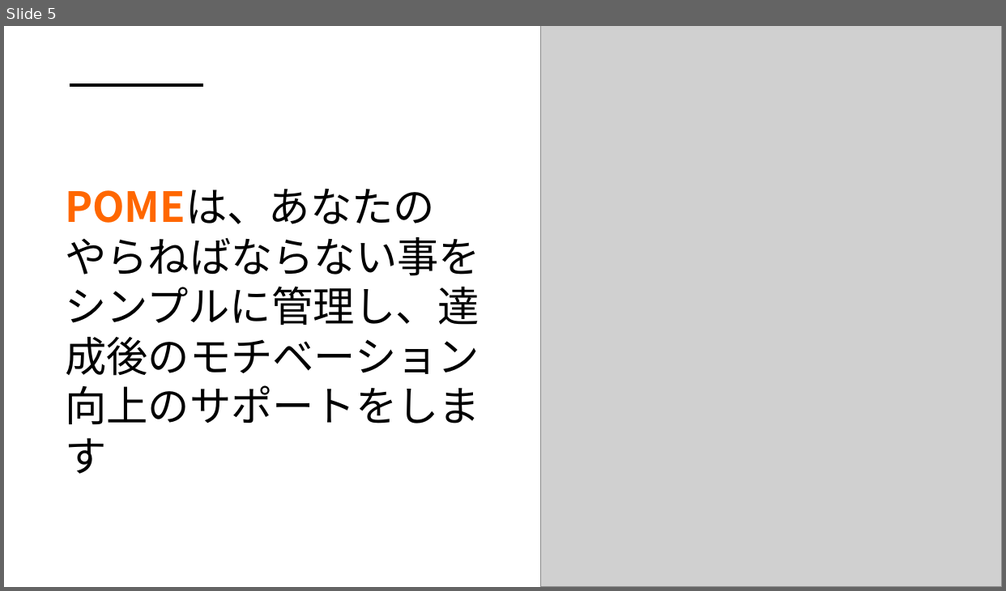
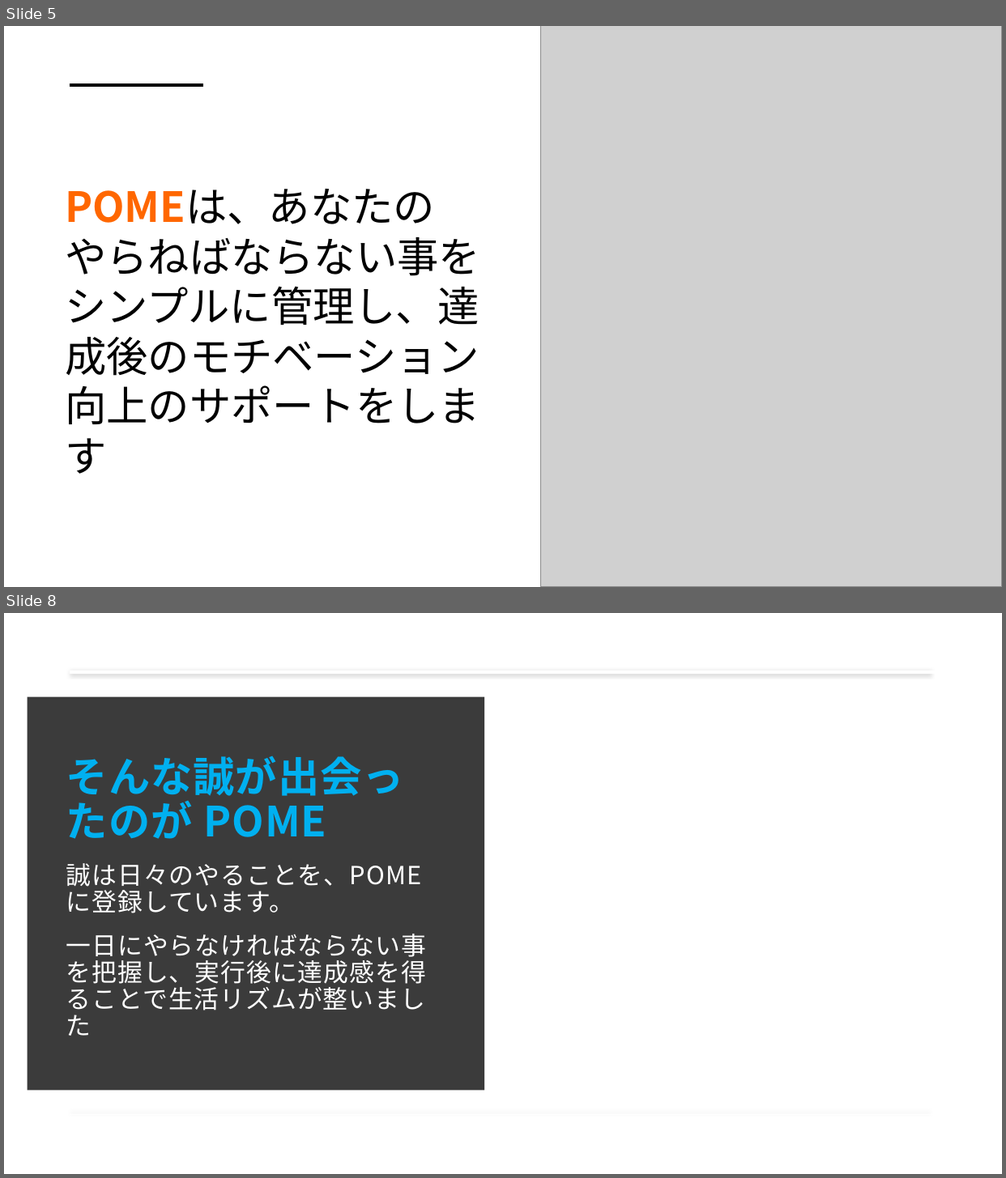
Before and after one commit to dojo2022/C-3, a slide deck: C-3_配布資料/0630_C3_発表資料.pptx. Shown one above the other, each under a label of ours: slide 5 before the commit, slides 5 and 8 after it; the slides between them are not shown. The pictures are 1006x591 and 1006x1178 pixels, drawn with LibreOffice and Linux fonts; fonts in the diff are those of the drawing; grey boxes stand for pictures; background and template pictures are left out; a plain dark background stands for a picture behind light text. Boxes give left, top, right and bottom in pixels: in the first picture for what was removed or moved away, otherwise in the second. Text is boxed around its words. In the diff, an @@ line names an element or a change of style, - is before the commit and + after.

```diff
--- a/C-3_配布資料/0630_C3_発表資料.pptx
+++ b/C-3_配布資料/0630_C3_発表資料.pptx
@@ slide 8 added at (4, 613, 1002, 1174), background picture (left out) @@
@@ rectangle added at (4, 613, 1002, 1174), fill #FFFFFF @@
@@ line added from (70, 672) to (938, 672), #FFFFFF 3.5 pt @@
@@ rectangle added at (27, 697, 484, 1091), fill #000000 at 77% opacity @@
@@ text added at (66, 756, 426, 1036), 24 pt, text #FFFFFF @@
+そんな誠が出会ったのが POME
+誠は日々のやることを、POMEに登録しています。
+一日にやらなければならない事を把握し、実行後に達成感を得ることで生活リズムが整いました
@@ line added from (70, 1115) to (937, 1115), #FFFFFF 1 pt @@
```
Also in this commit, not shown: 17 other slides added.
